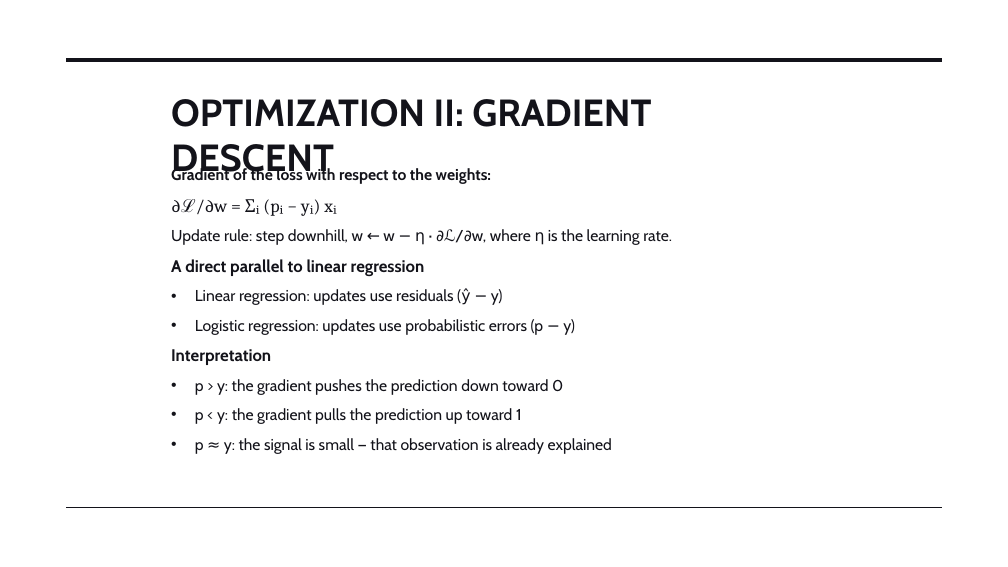
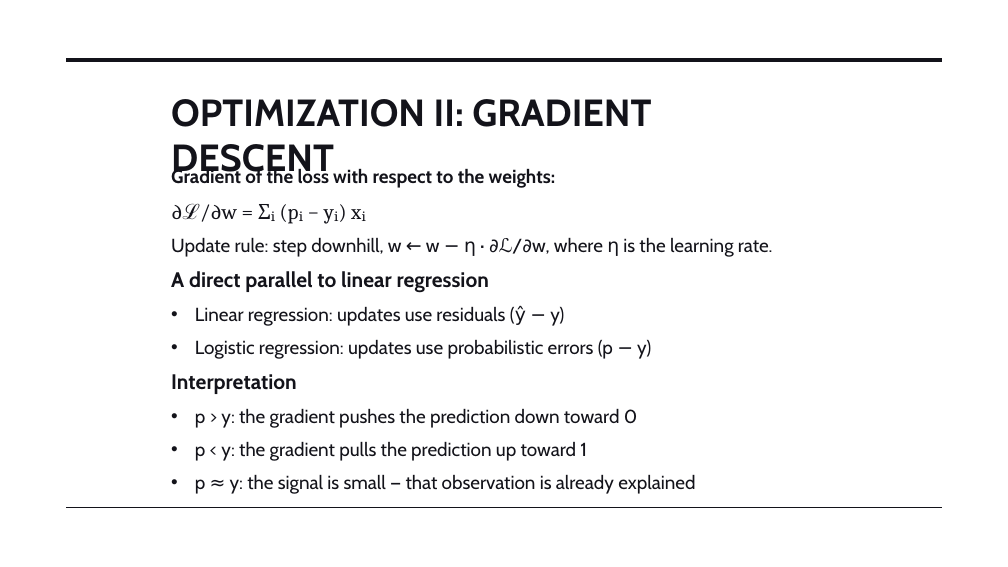
Before and after one commit to STAT-486-Fall-2026/course-content, a slide deck: slide 14 of slides/09-logistic-regression.pptx (slide 13 before the commit). Drawn at 1008x567 pixels with LibreOffice and Linux fonts; fonts in the diff are those of the drawing. Boxes give left, top, right and bottom in pixels: in the first picture for what was removed or moved away, otherwise in the second. Text is boxed around its words. In the diff, an @@ line names an element or a change of style, - is before the commit and + after.

Commit message:
add logistic regression slides

```diff
--- a/slides/09-logistic-regression.pptx
+++ b/slides/09-logistic-regression.pptx
@@ text "Gradient of the loss with ..." at (171, 168, 773, 494): size 15 to 18 pt in "Gradient of the loss with respect to ...", "Update rule: step downhill, w ← w ...", "Linear regression: updates use residuals (ŷ − ...", "Logistic regression: updates use probabilistic errors (p ..." and 3 more places; size 17 to 20 pt in "∂ℒ/∂w = Σᵢ (pᵢ − yᵢ) xᵢ"; size 16 to 20 pt in "A direct parallel to linear regression", "Interpretation" @@
```
Also in this commit, not shown: 7 other slides changed, 1 slide added, 1 slide removed, 1 other file.
